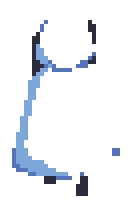
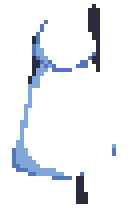
The second (132, 208) image is a revision of the first. Changes to its layers:
hid "Layer 4", painted on it over [left=16, top=8, right=120, bottom=192]
showed "Sprite", painted on it over [left=16, top=4, right=120, bottom=204]
